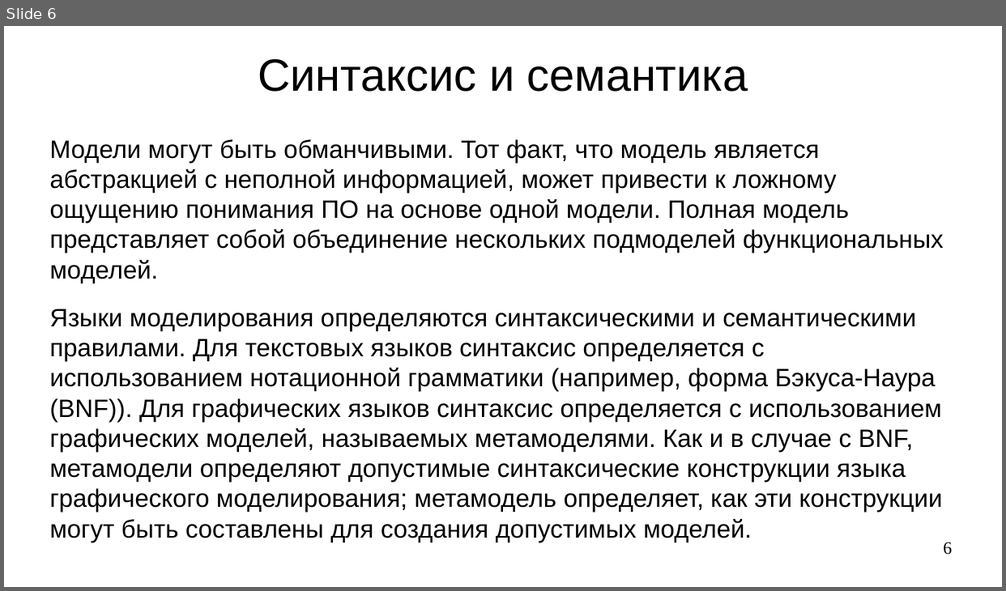
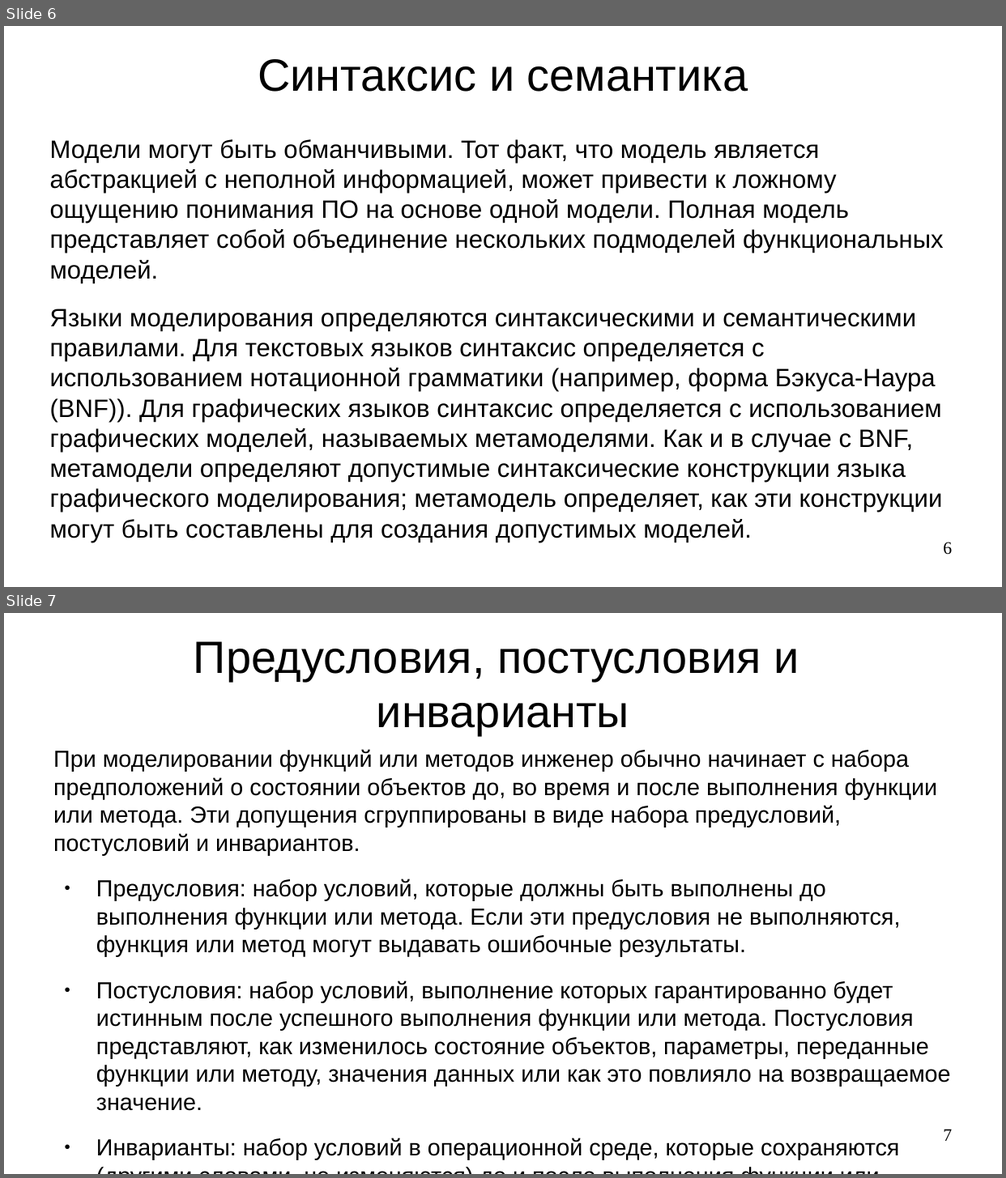
Before and after one commit to steelcraft/stud-lab, a slide deck: Лекции/CASWE01#L7.odp. Shown one above the other, each under a label of ours: slide 6 before the commit, slides 6 and 7 after it. The pictures are 1006x591 and 1006x1178 pixels, drawn with LibreOffice and Linux fonts; fonts in the diff are those of the drawing. Boxes give left, top, right and bottom in pixels: in the first picture for what was removed or moved away, otherwise in the second. Text is boxed around its words. In the diff, an @@ line names an element or a change of style, - is before the commit and + after.

Commit message:
Добавлен раздел "Предусловия, постусловия и инварианты"

```diff
--- a/Лекции/CASWE01#L7.odp
+++ b/Лекции/CASWE01#L7.odp
@@ slide 7 added at [4, 613, 1002, 1174], background #FFFFFF @@
@@ title added at [194, 641, 799, 735], 36 pt, text #000000 @@
+Предусловия, постусловия и
+инварианты
@@ text added at [53, 749, 951, 1161], 18.5 pt, text #000000 @@
+При моделировании функций или методов инженер обычно начинает с набора предположений о состоянии объектов до, во время и после выполнения функции или метода. Эти допущения сгруппированы в виде набора предусловий, постусловий и инвариантов.
+● Предусловия: набор условий, которые должны быть выполнены до выполнения функции или метода. Если эти предусловия не выполняются, функция или метод могут выдавать ошибочные результаты.
+● Постусловия: набор условий, выполнение которых гарантированно будет истинным после успешного выполнения функции или метода. Постусловия представляют, как изменилось состояние объектов, параметры, переданные функции или методу, значения данных или как это повлияло на возвращаемое значение.
+● Инварианты: набор условий в операционной среде, которые сохраняются (другими словами, не изменяются) до и после выполнения функции или метода.
@@ page number added at [943, 1129, 952, 1141], 14 pt, text #000000 @@
+7
```
